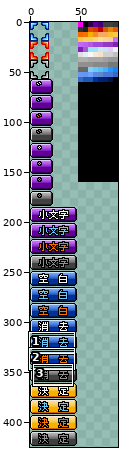
One commit to this sprite sheet: work_IMG/SN/ENT/OBJENT_TOP.png. Above: a wide view before the commit, with the close-up outlined.
Close-up. The starting point:
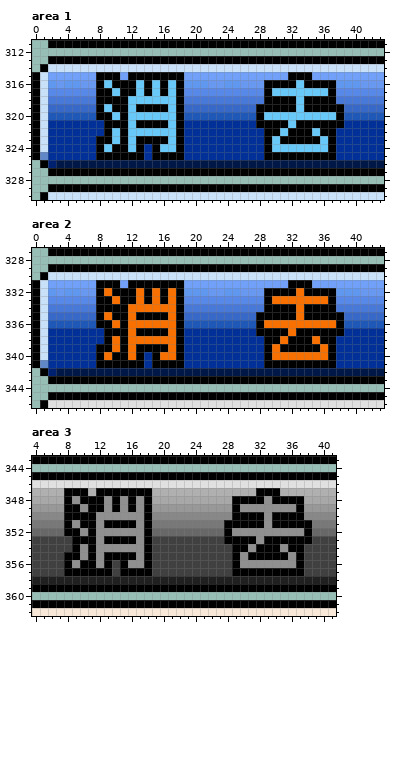
The file is 88x425 pixels. Colours within 5 levels of each other are drawn and written as one. Shown: area 1: x 0..43, y 311..330; area 2: x 0..43, y 327..346; area 3: x 4..41, y 343..362. The commit also changed other parts of the picture, which this record leaves out.
New version:
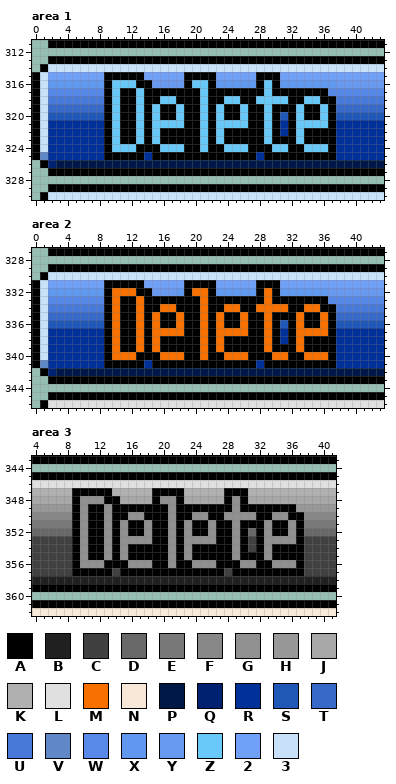
Palette (. is transparent): A #000000  B #202020  C #404040  D #686868  E #787878  F #888888  G #909090  H #989898  J #a8a8a8  K #b0b0b0  L #e0e0e0  M #f87000  N #f8e8d8  P #001848  Q #002070  R #003098  S #2058b8  T #3868c8  U #4878d8  V #6088c8  W #5888e8  X #6098f0  Y #6898f0  Z #68c8f8  2 #70a0f8  3 #c8e0f8
The exact change:
--- area 1
@@ x 0..43 @@
 314 .A333333333333333333333333333333333333333333
-315 A3222222AAA2AAAAAAA2222222222222AAA222222222
-316 A3XYXXYYAZAAAZAZAZAXXXYYXXYYYAAAAZAAAAXXXYYY
-317 A3WWWWWWAAZAAZAZAZAWWWWWWWWWWAZZZZZZZAWWWWWW
-318 A3UUUUUUAAAAZZZZZZAUUUUUUUUUUAAAAZAAAAUUUUUU
-319 A3TTTTTTAZAAZAAAAZATTTTTTTTTAAAAAZAAAAATTTTT
-320 A3SSSSSSAAZAZZZZZZASSSSSSSSSAZZZZZZZZZASSSSS
-321 A3RRRRRRRAAAZAAAAZARRRRRRRRRAAAAZAAAAAARRRRR
-322 A3RRRRRRRAZAZZZZZZARRRRRRRRRRAAZAAAZAARRRRRR
-323 A3RRRRRRAAZAZAAAAZARRRRRRRRRRAZAAAAAZARRRRRR
-324 A3RRRRRRAZAAZARAZZARRRRRRRRRRAZZZZZZZARRRRRR
-325 AVRRRRRRAAAAAARAAAARRRRRRRRRRAAAAAAAAARRRRRR
+315 A32222222AAAAA22222AAAA22222AAA2222222222222
+316 A3XXXXXXXAZZZAAYYYYAZZAXXXXXAZAXXXXXXXYYYYYY
+317 A3WWWWWWWAZAAZAAAAAAAZAAAAAAAZAAAAAAAWWWWWWW
+318 A3UUUUUUUAZAAZAAZZAAAZAAZZAAZZZZAAZZAAUUUUUU
+319 A3TTTTTTTAZAAZAZAAZAAZAZAAZAAZAAAZAAZATTTTTT
+320 A3SSSSSSSAZAAZAZAAZAAZAZAAZAAZASAZAAZASSSSSS
+321 A3RRRRRRRAZAAZAZZZZAAZAZZZZAAZARAZZZZARRRRRR
+322 A3RRRRRRRAZAAZAZAAAAAZAZAAAAAZARAZAAAARRRRRR
+323 A3RRRRRRRAZAAZAZAAAAAZAZAAAAAZAAAZAAAARRRRRR
+324 A3RRRRRRRAZZZAAAZZZAAZAAZZZAAAZZAAZZZARRRRRR
+325 AVRRRRRRRAAAAARAAAAAAAAAAAAARAAAAAAAAARRRRRR
 326 .AQPPPPPPPPPPPPPPPPPPPPPPPPPPPPPPPPPPPPPPPPP
--- area 2
@@ x 0..43 @@
 330 .A333333333333333333333333333333333333333333
-331 A3222222AAA2AAAAAAA2222222222222AAA222222222
-332 A3XYXXYYAMAAAMAMAMAXXXYYXXYYYAAAAMAAAAXXXYYY
-333 A3WWWWWWAAMAAMAMAMAWWWWWWWWWWAMMMMMMMAWWWWWW
-334 A3UUUUUUAAAAMMMMMMAUUUUUUUUUUAAAAMAAAAUUUUUU
-335 A3TTTTTTAMAAMAAAAMATTTTTTTTTAAAAAMAAAAATTTTT
-336 A3SSSSSSAAMAMMMMMMASSSSSSSSSAMMMMMMMMMASSSSS
-337 A3RRRRRRRAAAMAAAAMARRRRRRRRRAAAAMAAAAAARRRRR
-338 A3RRRRRRRAMAMMMMMMARRRRRRRRRRAAMAAAMAARRRRRR
-339 A3RRRRRRAAMAMAAAAMARRRRRRRRRRAMAAAAAMARRRRRR
-340 A3RRRRRRAMAAMARAMMARRRRRRRRRRAMMMMMMMARRRRRR
-341 AVRRRRRRAAAAAARAAAARRRRRRRRRRAAAAAAAAARRRRRR
+331 A32222222AAAAA22222AAAA22222AAA2222222222222
+332 A3XXXXXXXAMMMAAYYYXAMMAXXXXXAMAXXXXXXYYYYYYY
+333 A3WWWWWWWAMAAMAAAAAAAMAAAAAAAMAAAAAAAWWWWWWW
+334 A3UUUUUUUAMAAMAAMMAAAMAAMMAAMMMMAAMMAAUUUUUU
+335 A3TTTTTTTAMAAMAMAAMAAMAMAAMAAMAAAMAAMATTTTTT
+336 A3SSSSSSSAMAAMAMAAMAAMAMAAMAAMASAMAAMASSSSSS
+337 A3RRRRRRRAMAAMAMMMMAAMAMMMMAAMARAMMMMARRRRRR
+338 A3RRRRRRRAMAAMAMAAAAAMAMAAAAAMARAMAAAARRRRRR
+339 A3RRRRRRRAMAAMAMAAAAAMAMAAAAAMAAAMAAAARRRRRR
+340 A3RRRRRRRAMMMAAAMMMAAMAAMMMAAAMMAAMMMARRRRRR
+341 AVRRRRRRRAAAAARAAAAAAAAAAAAARAAAAAAAAARRRRRR
 342 .AQPPPPPPPPPPPPPPPPPPPPPPPPPPPPPPPPPPPPPPPPP
--- area 3
@@ x 4..41 @@
 346 LLLLLLLLLLLLLLLLLLLLLLLLLLLLLLLLLLLLLL
-347 KKKKAAAKAAAAAAAKKKKKKKKKKKKKAAAKKKKKKK
-348 JJJJAGAAAGAGAGAJJJJJJJJJJAAAAGAAAAJJJJ
-349 HHHHAAGAAGAGAGAHHHHHHHHHHAGGGGGGGAHHHH
-350 FFFFAAAAGGGGGGAFFFFFFFFFFAAAAGAAAAFFFF
-351 EEEEAGAAGAAAAGAEEEEEEEEEAAAAAGAAAAAEEE
-352 DDDDAAGAGGGGGGADDDDDDDDDAGGGGGGGGGADDD
-353 CCCCCAAAGAAAAGACCCCCCCCCAAAAGAAAAAACCC
-354 CCCCCAGAGGGGGGACCCCCCCCCCAAGAAAGAACCCC
-355 CCCCAAGAGAAAAGACCCCCCCCCCAGAAAAAGACCCC
-356 CCCCAGAAGACAGGACCCCCCCCCCAGGGGGGGACCCC
-357 CCCCAAAAAACAAAACCCCCCCCCCAAAAAAAAACCCC
+347 KKKKKAAAAAKKKKKAAAAKKKKKAAAKKKKKKKKKKK
+348 JJJJJAGGGAAJJJJAGGAJJJJJAGAJJJJJJJJJJJ
+349 HHHHHAGAAGAAAAAAAGAAAAAAAGAAAAAAAHHHHH
+350 FFFFFAGAAGAAGGAAAGAAGGAAGGGGAAGGAAFFFF
+351 EEEEEAGAAGAGAAGAAGAGAAGAAGAAAGAAGAEEEE
+352 DDDDDAGAAGAGAAGAAGAGAAGAAGADAGAAGADDDD
+353 CCCCCAGAAGAGGGGAAGAGGGGAAGACAGGGGACCCC
+354 CCCCCAGAAGAGAAAAAGAGAAAAAGACAGAAAACCCC
+355 CCCCCAGAAGAGAAAAAGAGAAAAAGAAAGAAAACCCC
+356 CCCCCAGGGAAAGGGAAGAAGGGAAAGGAAGGGACCCC
+357 CCCCCAAAAACAAAAAAAAAAAAACAAAAAAAAACCCC
 358 BBBBBBBBBBBBBBBBBBBBBBBBBBBBBBBBBBBBBB
Boxes around the changes in both close-ups, in picture pixels (x1, y1, x2, y2):
changed: (56, 72, 360, 160)
changed: (56, 280, 360, 368)
changed: (64, 488, 312, 576)
